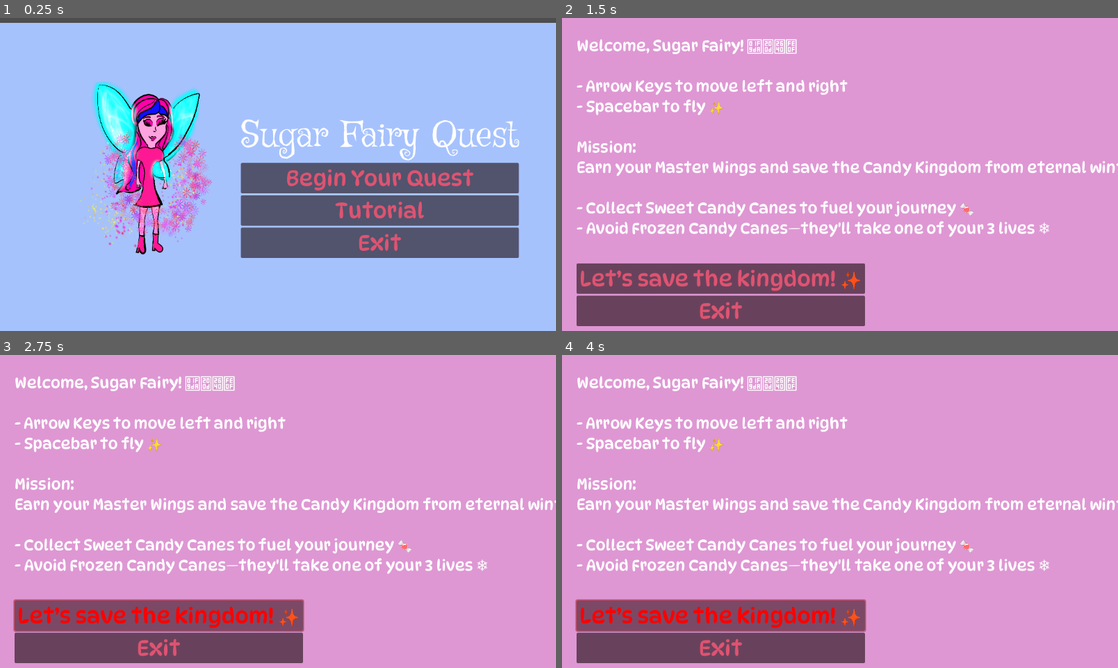
Above: before the commit, frames 1-4 (two rows, left to right).
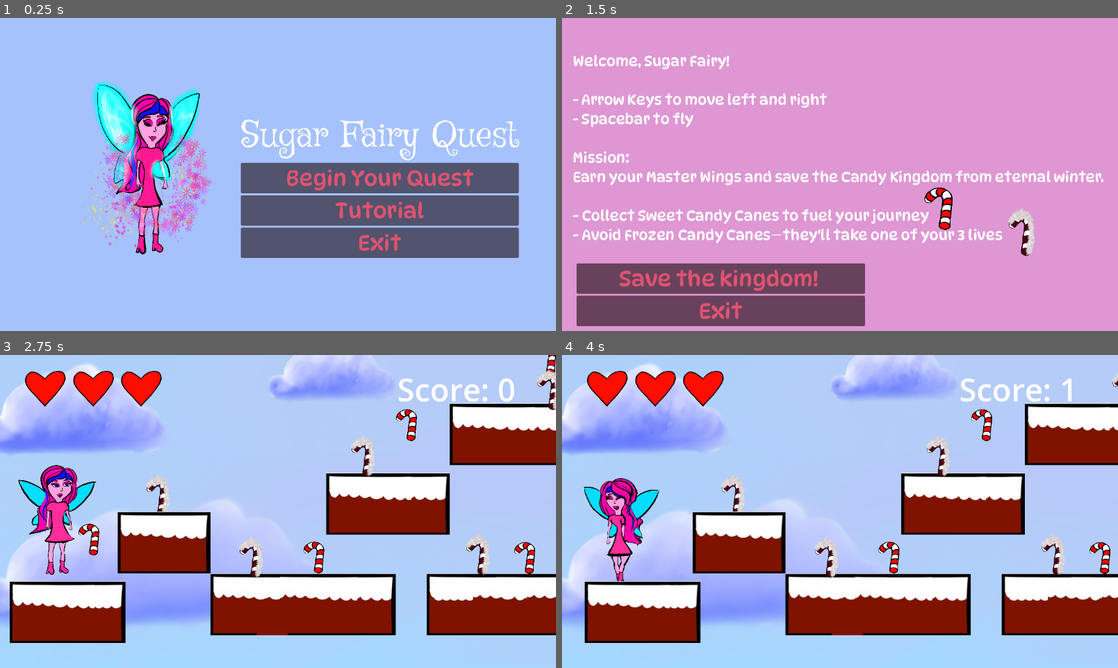
Above: after the commit, the same moments.

Repository: mhorowitz9/MiriCapstoneGameVideoGameDesign
Game: Godot game, scene res://mainmenu.tscn
Two runs of this game, one before a commit and one after it. Both use one fixed random seed, a clock stepped at 60 frames per second and the inputs below.
Inputs:
- Up to frame 1 (0.25 s): no input
- Up to frame 2 (1.5 s): click "Tutorial" at 0.5 s; tap Enter (ui_accept) at 1.25 s; hold Right (ui_right) from 1.28 s (still down)
- Up to frame 3 (2.75 s): tap Enter (ui_accept) at 1.52 s; release Right (ui_right) at 2 s; click "Let’s save the kingdom! ✨" (after the commit: "Save the kingdom!") at 2 s
- Up to frame 4 (4 s): hold Right (ui_right) 2.78-3.53 s; hold Left (ui_left) from 3.53 s (still down)

The runs differ from the first frame. In frame 1, 1.6% of the frame differs, in the area x 0-100%, y 0-2%; in frame 2, 14%; in frame 3, 100%; in frame 4, 100%, in the area x 0-100%, y 0-100%.

Commit message:
updated scene

Diff:
--- a/miricapstonegamevideogamedesign/GameOver.tscn
+++ b/miricapstonegamevideogamedesign/GameOver.tscn
@@ -15,9 +15,9 @@
 anchor_right = 0.5
 anchor_bottom = 0.5
 offset_left = -128.0
-offset_top = -328.0
+offset_top = -365.0
 offset_right = 1582.0
-offset_bottom = 726.0
+offset_bottom = 781.0
 grow_horizontal = 2
 grow_vertical = 2
 size_flags_horizontal = 6
@@ -83,7 +83,7 @@
 theme_override_colors/font_outline_color = Color(0.924485, 4.25476e-05, 0.67414, 1)
 theme_override_fonts/font = ExtResource("2_yqlf8")
 theme_override_font_sizes/font_size = 45
-text = "Reedeem Yourself!"
+text = "Redeem Yourself!"
 
 [node name="Tutorial" type="Button" parent="Loseanimation/MarginContainer/VBoxContainer"]
 modulate = Color(1, 0.372388, 0.504611, 1)
--- a/miricapstonegamevideogamedesign/WallGame.tscn
+++ b/miricapstonegamevideogamedesign/WallGame.tscn
@@ -3,7 +3,7 @@
 [ext_resource type="Script" path="res://wallgame.gd" id="1_tsta0"]
 
 [sub_resource type="RectangleShape2D" id="RectangleShape2D_1pnwc"]
-size = Vector2(53, 624)
+size = Vector2(53, 1379)
 
 [node name="WallGame" type="Node2D"]
 
@@ -11,7 +11,7 @@
 script = ExtResource("1_tsta0")
 
 [node name="CollisionShape2D" type="CollisionShape2D" parent="wallgame"]
-position = Vector2(159, 330)
+position = Vector2(159, 364.5)
 shape = SubResource("RectangleShape2D_1pnwc")
 debug_color = Color(0.91359, 8.72129e-05, 0.719226, 0.42)
 
--- a/miricapstonegamevideogamedesign/area_2d.gd
+++ b/miricapstonegamevideogamedesign/area_2d.gd
@@ -6,10 +6,10 @@
 # Called when another body enters the area (player hits the SpikyCandyCane)
 func _on_body_entered(body: Node) -> void:
 	if body.is_in_group("fairy"):  # Ensure we only react when the player collides
-		print("Player collided with SpikyCandyCane!")  # Debugging line
+		print("Player collided with SpikyCandyCane!")
 
 		# Call the take_damage method on the player
 		body.take_damage()  # Reduces health by 1
 
 		queue_free()  # Remove the SpikyCandyCane from the scene after collision
-		emit_signal("player_collided")  # Optional signal for other uses
+		emit_signal("player_collided")
--- a/miricapstonegamevideogamedesign/goodcandycane.gd
+++ b/miricapstonegamevideogamedesign/goodcandycane.gd
@@ -6,10 +6,10 @@
 # Called when another body enters the area (player hits the GoodCandyCane)
 func _on_body_entered(body: Node) -> void:
 	if body.is_in_group("fairy"):  # Ensure we only react when the player collides
-		print("Player collided with GoodCandyCane!")  # Debugging line
+		print("Player collided with GoodCandyCane!")
 
 		# Call the add_points method on the player
 		body.add_points(1)  # Adds 1 point to the player
 
-		queue_free()  # Remove the GoodCandyCane from the scene after collecting it
-		emit_signal("player_collided")  # Optional signal for other uses
+		queue_free()
+		emit_signal("player_collided")
--- a/miricapstonegamevideogamedesign/mainmenu.tscn
+++ b/miricapstonegamevideogamedesign/mainmenu.tscn
@@ -21,9 +21,9 @@
 [node name="ColorRect" type="ColorRect" parent="."]
 layout_mode = 0
 offset_left = -319.0
-offset_top = -132.0
-offset_right = 960.0
-offset_bottom = 596.0
+offset_top = -223.0
+offset_right = 1221.0
+offset_bottom = 1209.0
 color = Color(0.648967, 0.758903, 0.990207, 1)
 
 [node name="MarginContainer" type="MarginContainer" parent="."]
--- a/miricapstonegamevideogamedesign/tutorial.tscn
+++ b/miricapstonegamevideogamedesign/tutorial.tscn
@@ -1,8 +1,10 @@
-[gd_scene load_steps=4 format=3 uid="uid://dtsic7xrksyil"]
+[gd_scene load_steps=6 format=3 uid="uid://dtsic7xrksyil"]
 
 [ext_resource type="FontFile" uid="uid://dadah37u478b1" path="res://Griffy-Regular.ttf" id="1_n5wgb"]
 [ext_resource type="Script" path="res://tutorial.gd" id="1_udope"]
 [ext_resource type="FontFile" uid="uid://bobg3qg8orbv6" path="res://DynaPuff-VariableFont_wdth,wght.ttf" id="2_jedre"]
+[ext_resource type="Texture2D" uid="uid://d0wxcel6t027l" path="res://assests/spikycandycane.png" id="4_kqojt"]
+[ext_resource type="Texture2D" uid="uid://cscxucyo8wlxn" path="res://assests/goodcandycane.png" id="5_wt47h"]
 
 [node name="Tutorial" type="Control"]
 layout_mode = 3
@@ -16,8 +18,9 @@
 [node name="ColorRect" type="ColorRect" parent="."]
 layout_mode = 0
 offset_left = -42.0
-offset_right = 1491.0
-offset_bottom = 803.0
+offset_top = -100.0
+offset_right = 1721.0
+offset_bottom = 1132.0
 color = Color(0.868848, 0.592044, 0.826319, 1)
 
 [node name="MarginContainer" type="MarginContainer" parent="."]
@@ -55,7 +58,7 @@
 theme_override_colors/font_outline_color = Color(0.924485, 4.25476e-05, 0.67414, 1)
 theme_override_fonts/font = ExtResource("2_jedre")
 theme_override_font_sizes/font_size = 45
-text = "Let’s save the kingdom! ✨"
+text = "Save the kingdom! "
 
 [node name="Tutorial" type="Button" parent="MarginContainer/VBoxContainer"]
 visible = false
@@ -79,20 +82,35 @@
 text = "Exit"
 
 [node name="Label" type="Label" parent="."]
-layout_mode = 0
-offset_left = 30.0
-offset_top = 38.0
-offset_right = 3032.0
-offset_bottom = 728.0
+layout_mode = 1
+anchors_preset = -1
+anchor_left = 0.0190972
+anchor_top = 0.109568
+anchor_right = 2.40799
+anchor_bottom = 0.802469
 theme_override_fonts/font = ExtResource("2_jedre")
-theme_override_font_sizes/font_size = 32
-text = "Welcome, Sugar Fairy! 🧚‍♀️
+theme_override_font_sizes/font_size = 30
+text = "Welcome, Sugar Fairy!
 
 - Arrow Keys to move left and right
-- Spacebar to fly ✨
+- Spacebar to fly
 
 Mission:
 Earn your Master Wings and save the Candy Kingdom from eternal winter.
 
-- Collect Sweet Candy Canes to fuel your journey 🍬
-- Avoid Frozen Candy Canes—they'll take one of your 3 lives ❄️"
+- Collect Sweet Candy Canes to fuel your journey
+- Avoid Frozen Candy Canes—they'll take one of your 3 lives "
+metadata/_edit_use_anchors_ = true
+
+[node name="Spikycandycane" type="Sprite2D" parent="."]
+position = Vector2(953, 455)
+scale = Vector2(0.0634766, 0.0649414)
+texture = ExtResource("4_kqojt")
+
+[node name="Goodcandycane" type="Sprite2D" parent="."]
+position = Vector2(783, 402)
+scale = Vector2(0.074707, 0.0634765)
+texture = ExtResource("5_wt47h")
+
+[connection signal="pressed" from="MarginContainer/VBoxContainer/Start" to="." method="_on_start_pressed"]
+[connection signal="pressed" from="MarginContainer/VBoxContainer/Exit" to="." method="_on_exit_pressed"]
--- a/miricapstonegamevideogamedesign/wallgame.gd
+++ b/miricapstonegamevideogamedesign/wallgame.gd
@@ -3,5 +3,5 @@
 
 
 func _on_body_entered(body: Node2D) -> void:
-	if body.is_in_group("fairy"):  # Check if the colliding body is the player
-		body.win_game()  # Call win_game() on the player to trigger the win condition
+	if body.is_in_group("fairy"):
+		body.win_game()
